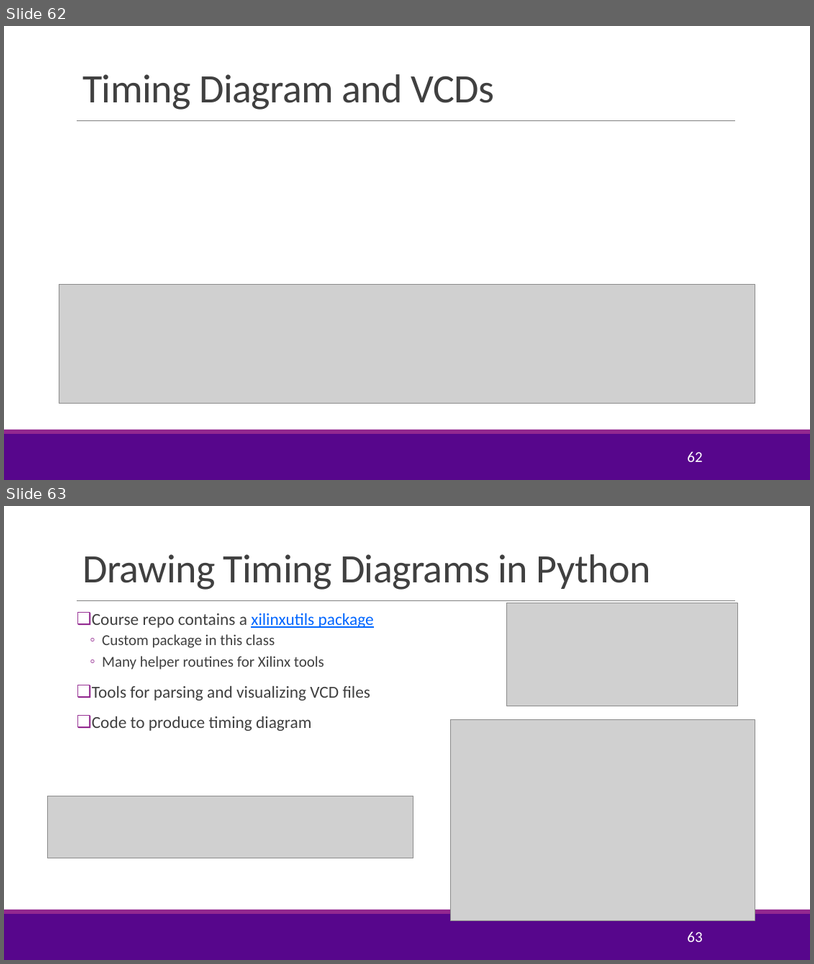
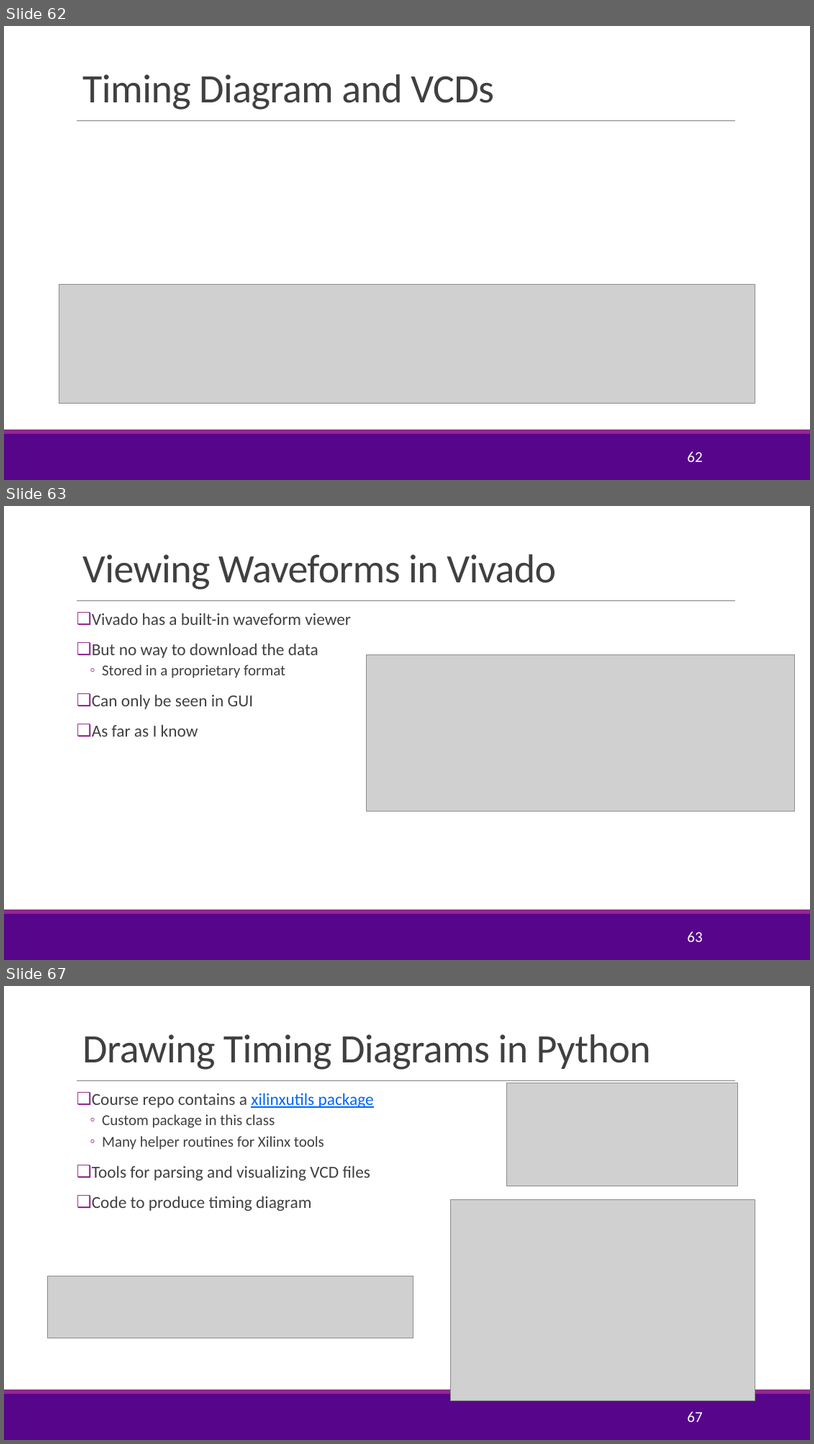
Before and after one commit to tonykorycki/hwdesign, a slide deck: units/unit06_timing/timing.pptx. Shown one above the other, each under a label of ours: slides 62 and 63 before the commit, slides 62, 63 and 67 after it; the slides between them are not shown. The pictures are 814x964 and 814x1444 pixels, drawn with LibreOffice and Linux fonts; fonts in the diff are those of the drawing; grey boxes stand for pictures; background and template pictures are left out. Boxes give left, top, right and bottom in pixels: in the first picture for what was removed or moved away, otherwise in the second. Text is boxed around its words. In the diff, an @@ line names an element or a change of style, - is before the commit and + after.

```diff
--- a/units/unit06_timing/timing.pptx
+++ b/units/unit06_timing/timing.pptx
@@ slide 63 added at <box>4,506,810,960</box>, background #FFFFFF; not listed: 3 template elements that a slide beside it also shows @@
@@ title added at <box>82,554,556,590</box>, 48 pt, text #404040 @@
+Viewing Waveforms in Vivado
@@ text added at <box>92,613,351,736</box>, 20 pt, text #404040 @@
+❑ Vivado has a built-in waveform viewer
+❑ But no way to download the data
+  ◦ Stored in a proprietary format
+❑ Can only be seen in GUI
+❑ As far as I know
@@ picture added at <box>366,654,795,811</box> @@
@@ page number added at <box>687,931,702,942</box>, 18 pt, text #FFFFFF @@
+63
@@ what was slide 63 is now slide 67 @@
@@ page number at <box>687,1411,702,1422</box>: text changed @@
-63
+67
```
Also in this commit, not shown: 1 slide changed, 3 other slides added, 3 other files.
